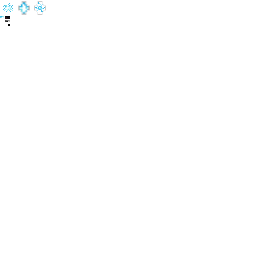
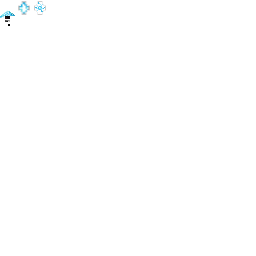
Layers edited between the first and the second w=256, h=256 image:
painted on "items.png" over [1, 3, 15, 17]
